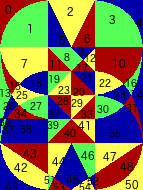
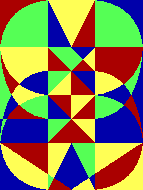
Two versions of the same layered image (143 x 190). Layer-by-layer changes:
hid "52" over left=87, top=177, right=99, bottom=185
hid "50" over left=125, top=180, right=139, bottom=189
hid "49" over left=5, top=182, right=18, bottom=190
hid "48" over left=120, top=162, right=134, bottom=171
hid "47" over left=103, top=152, right=116, bottom=161
hid "46" over left=81, top=151, right=95, bottom=160
hid "45" over left=66, top=175, right=79, bottom=184
hid "44" over left=52, top=157, right=66, bottom=166
hid "43" over left=23, top=149, right=36, bottom=158
hid "42" over left=14, top=163, right=27, bottom=172
hid "41" over left=78, top=121, right=89, bottom=130
hid "40" over left=64, top=129, right=76, bottom=137
hid "39" over left=47, top=121, right=59, bottom=129
hid "38" over left=20, top=125, right=32, bottom=133
hid "37" over left=2, top=126, right=14, bottom=134
hid "35" over left=109, top=129, right=121, bottom=137
hid "34" over left=14, top=109, right=28, bottom=118
hid "33" over left=81, top=110, right=93, bottom=118
hid "32" over left=48, top=110, right=60, bottom=118
hid "30" over left=97, top=105, right=109, bottom=113
hid "24" over left=113, top=91, right=127, bottom=100
hid "14" over left=131, top=90, right=143, bottom=99
hid "10" over left=113, top=59, right=126, bottom=68
painted on "55-segment.png" over left=83, top=48, right=95, bottom=60
…and 32 more changes (32 visibility)
